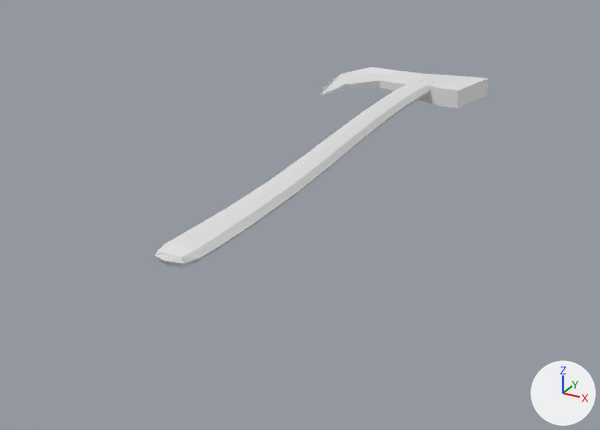
The Blender file Assets/Models/Axe/Axe.blend, before and after one commit.
One viewpoint serves both versions: a 50 mm camera at (16.8, -40.3, 12.9) aimed at (-0.4, -9.1, -2.8). Arrows for +X, +Y and +Z are at lower right; the lights stay in place.
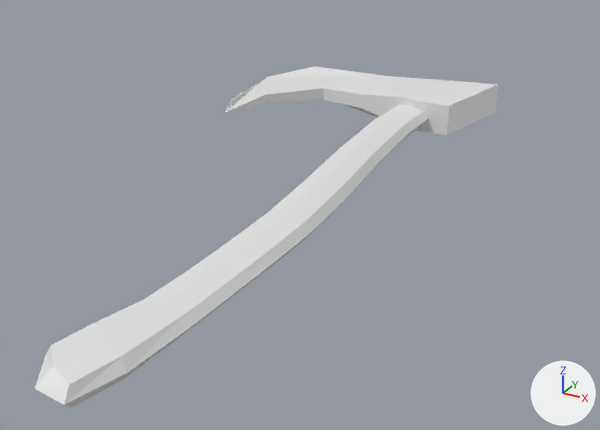
Edits to the scene script, one JSON object a line:
```json
{"block": "me_cube_001", "where": "# used by ob_cube; location = (7.86, 6.12, 0.4); scale = (1.0, 1.0, 0.607)"}
{"op": "remove", "block": "me_cube_001", "code": "me_cube_001.from_pydata(...)  # 24 vertices, 12 faces; spans x -14.3..-4.88, y -3.77..3.16, z -1.94..-0.2"}
{"op": "add", "block": "me_cube_001", "code": "me_cube_001.from_pydata(...)  # 24 vertices, 12 faces; spans x -18.15..-3.63, y -9.29..1.39, z -2.39..0.29"}
{"block": "me_cube_001", "change": "me_cube_001 part 1: 24 of 24 vertices moved; they spanned x -14.3..-4.88, y -3.77..3.16, z -1.94..-0.2 and now span x -18.15..-3.63, y -9.29..1.39, z -2.39..0.29; mean shift (-1.22, -3.39, 0.0); largest move (-13.12, -3.77, -1.4) -> (-16.34, -9.29, -1.55)"}
{"op": "set", "path": "ob_cylinder.location", "old": "(0.0, 0.0, 0.0)", "new": "(1.48, -1.31, -0.25)"}
{"op": "set", "path": "ob_cylinder.scale", "old": "(1.0, 1.0, 1.0)", "new": "(1.29, 1.29, 1.15)"}
{"block": "ob_cylinder", "where": "_m = ob_cylinder.modifiers.new('Smooth', 'SMOOTH')"}
{"op": "remove", "block": "ob_cylinder", "code": "_m.iterations = 2"}
```

Location of each change, [x1, y1, x2, y2] in pixels of the pictures (600 x 430 px):
```json
{"object": "Cylinder", "change": "moved, rescaled, modifiers changed", "before": [155, 78, 435, 268], "after": [35, 105, 428, 408]}
{"object": "Cube", "change": "reshaped", "before": [321, 67, 488, 108], "after": [224, 66, 498, 135], "on screen": "64% wider, 67% taller"}
```
